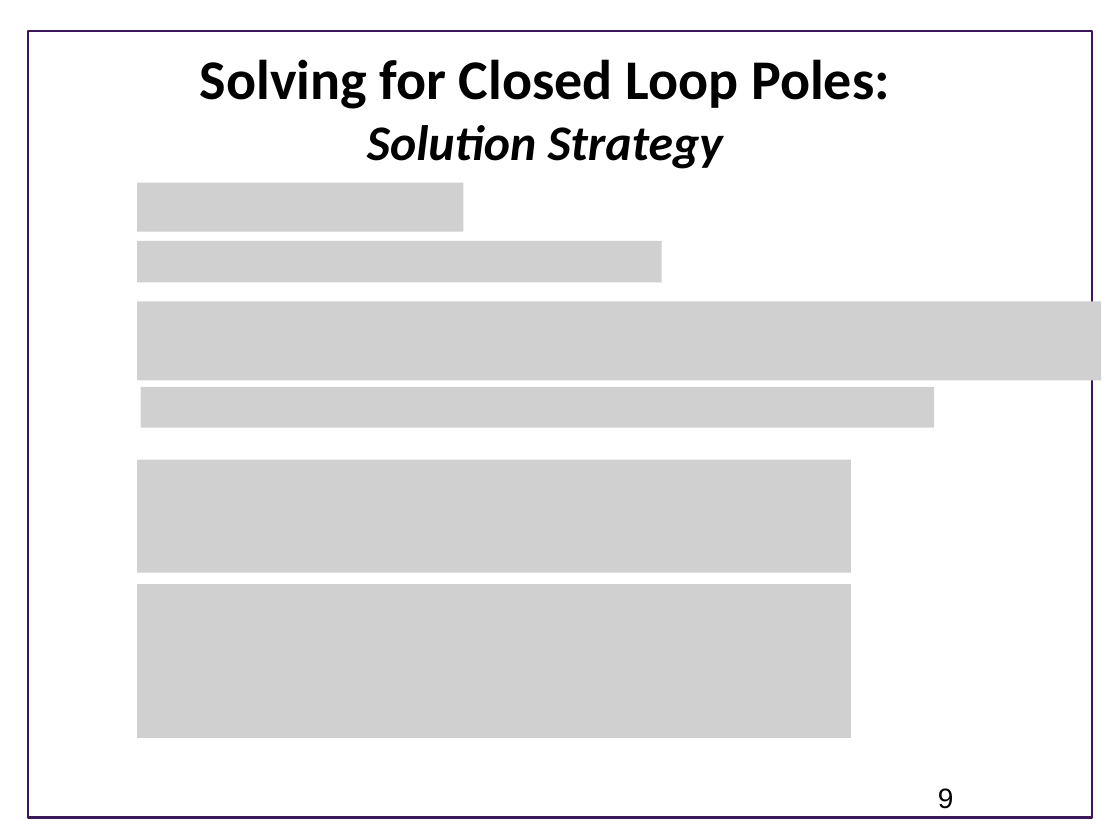
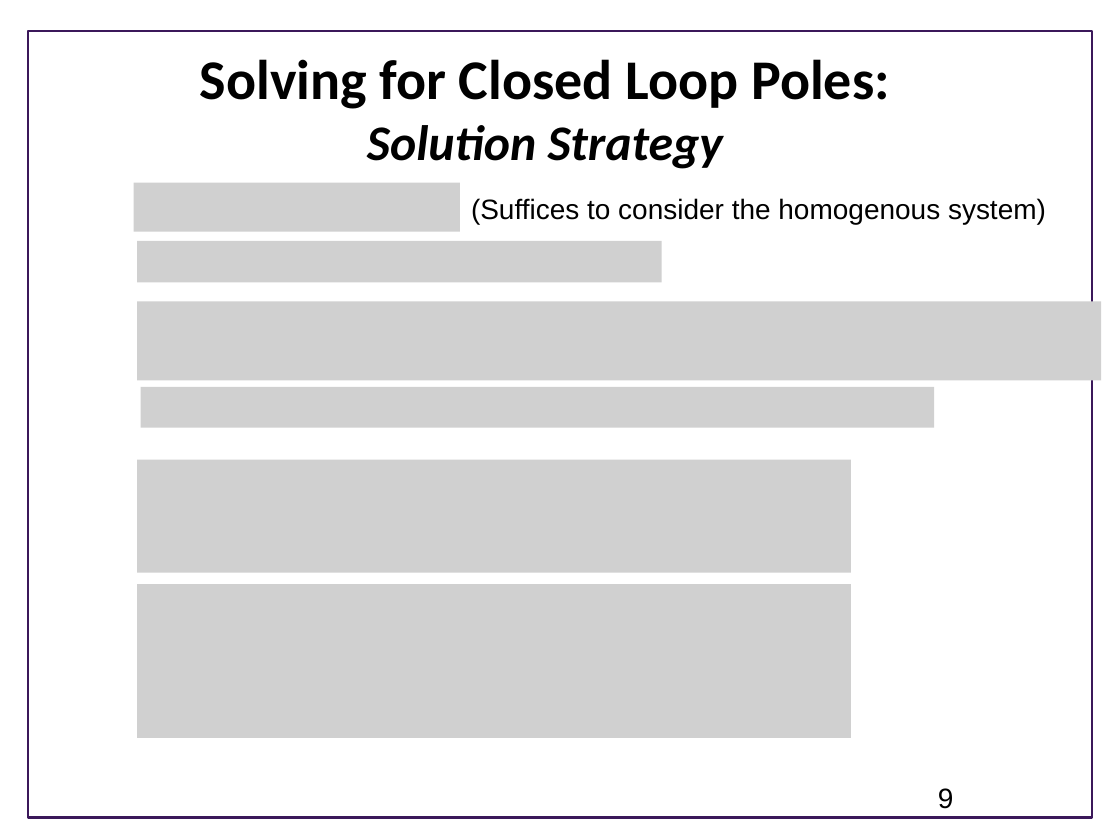
Before and after one commit to joseph-hellerstein/advanced-controls-lectures, a slide deck: slide 9 of Lecture_22-Designing-Closed-Loop-Systems/Designing-Proportional-Controllers.pptx. Drawn at 1120x840 pixels with LibreOffice and Linux fonts; fonts in the diff are those of the drawing; grey boxes stand for pictures; background and template pictures are left out. Boxes give left, top, right and bottom in pixels: in the first picture for what was removed or moved away, otherwise in the second. Text is boxed around its words. In the diff, an @@ line names an element or a change of style, - is before the commit and + after.

```diff
--- a/Lecture_22-Designing-Closed-Loop-Systems/Designing-Proportional-Controllers.pptx
+++ b/Lecture_22-Designing-Closed-Loop-Systems/Designing-Proportional-Controllers.pptx
@@ picture: place and size @@
-picture at [137, 183, 463, 232]
+picture at [133, 183, 459, 232]
@@ text added at [471, 198, 1046, 224], 18 pt, text #000000 @@
+(Suffices to consider the homogenous system)
```
Also in this commit, not shown: 8 other slides changed.
